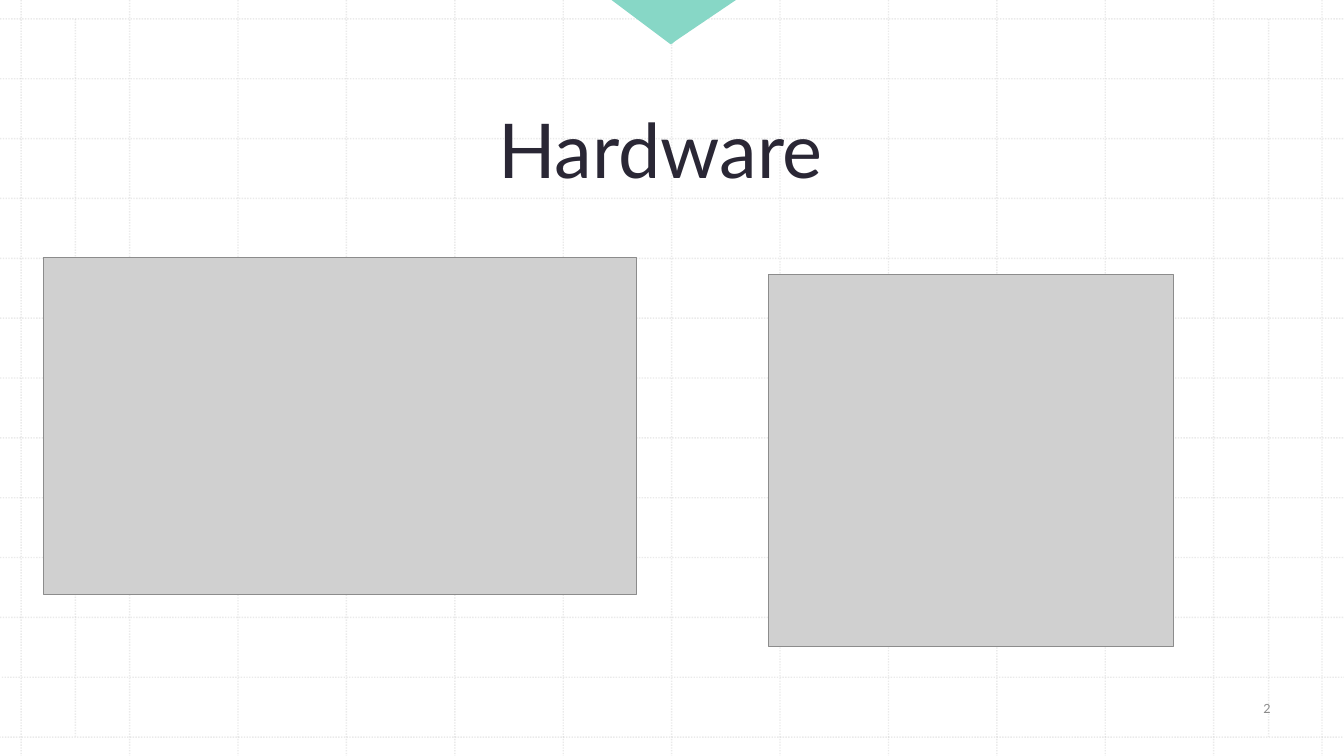
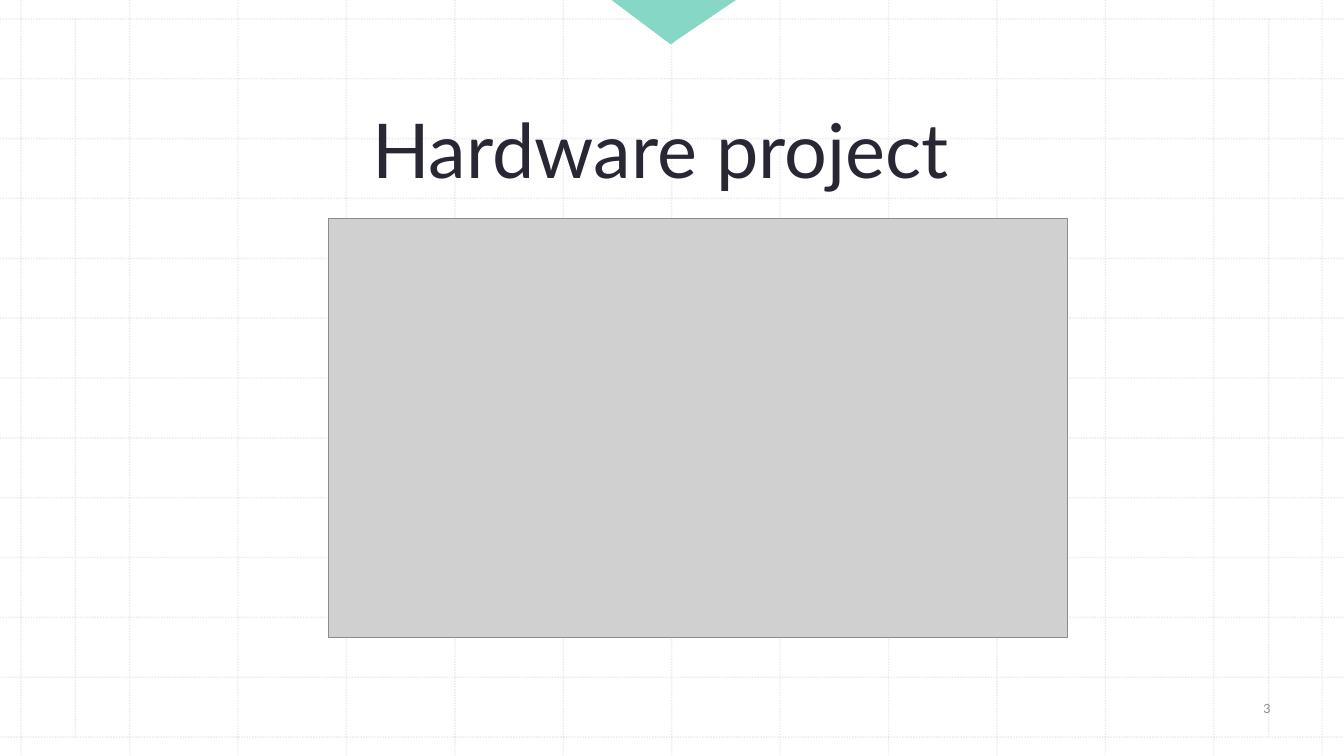
Before and after one commit to abdo-shrief270/PHI_GroupProjs, a slide deck: slide 3 of DSP/DSP Presentaion.pptx (slide 2 before the commit). Drawn at 1344x756 pixels with LibreOffice and Linux fonts; fonts in the diff are those of the drawing; grey boxes stand for pictures. Boxes give left, top, right and bottom in pixels: in the first picture for what was removed or moved away, otherwise in the second. Text is boxed around its words. In the diff, an @@ line names an element or a change of style, - is before the commit and + after.

Commit message:
Update Telephones project + DSP Presentation

```diff
--- a/DSP/DSP Presentaion.pptx
+++ b/DSP/DSP Presentaion.pptx
@@ text at box(372, 122, 948, 192): text changed @@
-Hardware
+Hardware project
@@ picture: place and size @@
-picture at box(44, 258, 637, 595)
+picture at box(329, 219, 1068, 638)
@@ picture removed at box(768, 274, 1174, 646) @@
```
Also in this commit, not shown: 1 other slide changed, 3 slides added, 1 slide removed, 2 other files.
